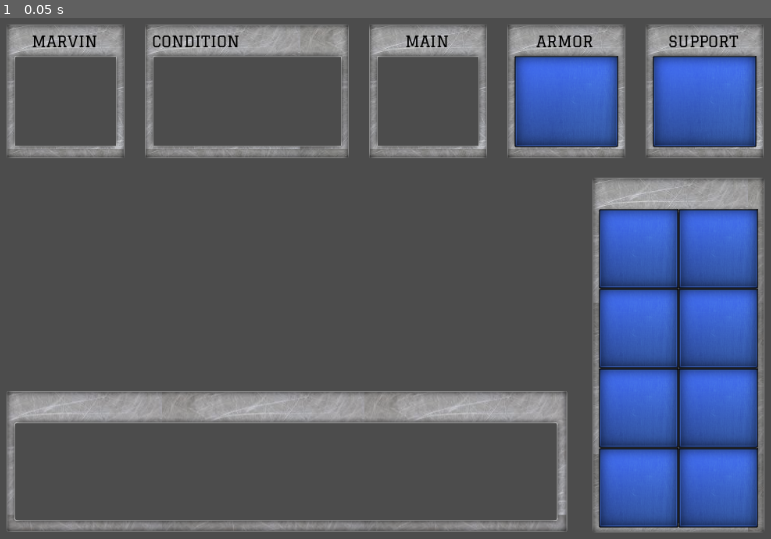
Above: before the commit, frame 1.
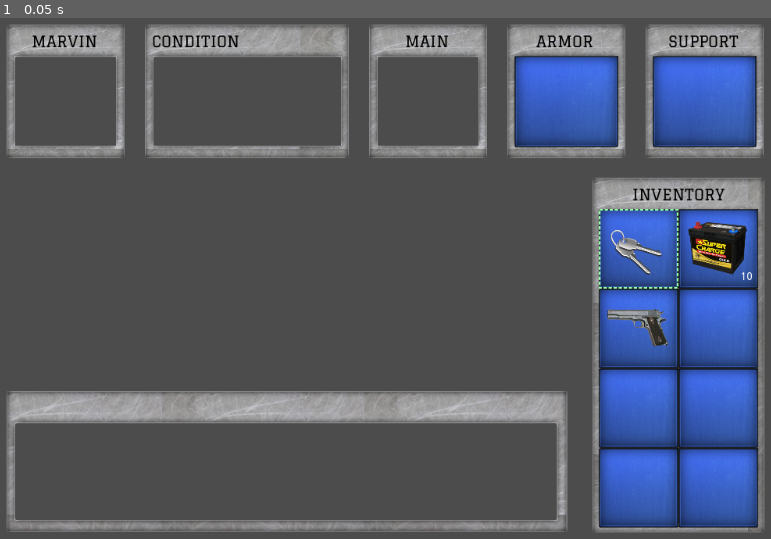
Above: after the commit, the same moment.

Repository: marconvcm/z1k4
Game: Godot game, scene res://Scenes/Menu.tscn
The game is run twice, just before and just after one commit, with the same random seed, the same clock (stepped at 60 frames per second) and the same inputs. This scene is started directly instead of the project's main scene.
Inputs:
- Up to frame 1 (0.05 s): no input

The runs differ from the first frame. In frame 1, 1.4% of the frame differs, in the area x 77-98%, y 32-64%.

Commit message:
feature: Added item database
- Items on menu rendering
- Menu selection highlight

Diff:
--- a/Global/Inventory.gd
+++ b/Global/Inventory.gd
@@ -12,3 +12,7 @@
 	data = JSON.parse(json).result
 	file.close()
 	pass
+
+func display():
+
+	pass
--- a/Global/Item.gd
+++ b/Global/Item.gd
@@ -5,3 +5,4 @@
 var information: String
 var icon: String
 var amount: int
+var position: int
--- a/Inventory.json
+++ b/Inventory.json
@@ -1,9 +1,23 @@
 [
-    {
-        "id": 1,
-        "label": "Key",
-        "information":"A game key",
-        "icon": "key",
-        "amount": 1
-    }
+{
+"id": 1,
+"label": "Key",
+"information":"A game key",
+"icon": "Item1.png",
+"amount": 1
+},
+{
+"id": 2,
+"label": "Battery",
+"information":"A game key",
+"icon": "Item2.png",
+"amount": 10
+},
+{
+"id": 3,
+"label": "Berreta 9mm",
+"information":"A game key",
+"icon": "Item3.png",
+"amount": 1
+}
 ]
--- a/Scenes/Floor.tscn
+++ b/Scenes/Floor.tscn
@@ -5,7 +5,6 @@
 [sub_resource type="CubeMesh" id=1]
 
 [sub_resource type="SpatialMaterial" id=2]
-flags_vertex_lighting = true
 albedo_texture = ExtResource( 1 )
 uv1_scale = Vector3( 10, 10, 0 )
 
--- /dev/null
+++ b/Scenes/Menu.gd
@@ -0,0 +1,36 @@
+extends Control
+
+onready var inventoryGrid = $Container/Middle/Inventory/Holder/Grid
+
+func _ready():
+	setup_inventory()
+	pass
+
+func setup_inventory():
+	var i = 0
+	while i < Inventory.data.size():
+		setup_inventory_item(Inventory.data[i], i)
+		i = i + 1
+
+func setup_inventory_item(item, index):
+	var holder: TextureRect = inventoryGrid.get_children()[index]
+	holder.add_child(prepare_item(item))
+	if item.amount > 1:
+		holder.add_child(prepare_label(item))
+
+func prepare_item(item):
+	var icon = TextureRect.new()
+	icon.rect_size = Vector2(80,80)
+	icon.rect_position = Vector2(10,10)
+	icon.texture = load("res://Resources/Assets/Items/" + item.icon)
+	icon.name = "Icon"
+	icon.expand = true
+	return icon
+
+func prepare_label(item):
+	var label = Label.new()
+	label.rect_size = Vector2(95,14)
+	label.rect_position = Vector2(0,80)
+	label.align = Label.ALIGN_RIGHT
+	label.text = String(int(item.amount))
+	return label
--- a/Scenes/Menu.tscn
+++ b/Scenes/Menu.tscn
@@ -1,21 +1,24 @@
-[gd_scene load_steps=9 format=2]
-
-[ext_resource path="res://Resources/Assets/Panel.png" type="Texture" id=1]
-[ext_resource path="res://Resources/Assets/graduate-regular.ttf" type="DynamicFontData" id=2]
-[ext_resource path="res://Resources/Assets/PanelCondition.png" type="Texture" id=3]
-[ext_resource path="res://Resources/Assets/PanelBgUp.png" type="Texture" id=4]
-[ext_resource path="res://Resources/Assets/PanelInformation.png" type="Texture" id=5]
-[ext_resource path="res://Resources/Assets/PanelInventory.png" type="Texture" id=6]
-[ext_resource path="res://Resources/Assets/PanelBg.png" type="Texture" id=7]
+[gd_scene load_steps=11 format=2]
+
+[ext_resource path="res://Scenes/Menu.gd" type="Script" id=1]
+[ext_resource path="res://Resources/Assets/Panel.png" type="Texture" id=2]
+[ext_resource path="res://Resources/Assets/graduate-regular.ttf" type="DynamicFontData" id=3]
+[ext_resource path="res://Resources/Assets/PanelCondition.png" type="Texture" id=4]
+[ext_resource path="res://Resources/Assets/PanelBgUp.png" type="Texture" id=5]
+[ext_resource path="res://Resources/Assets/PanelInformation.png" type="Texture" id=6]
+[ext_resource path="res://Resources/Assets/PanelInventory.png" type="Texture" id=7]
+[ext_resource path="res://Resources/Assets/PanelBg.png" type="Texture" id=8]
+[ext_resource path="res://Resources/Assets/PanelSelection.png" type="Texture" id=9]
 
 [sub_resource type="DynamicFont" id=1]
 size = 20
 outline_color = Color( 0, 0, 0, 1 )
-font_data = ExtResource( 2 )
+font_data = ExtResource( 3 )
 
 [node name="Menu" type="Control"]
 anchor_right = 1.0
 anchor_bottom = 1.0
+script = ExtResource( 1 )
 
 [node name="Container" type="VBoxContainer" parent="."]
 margin_left = 10.0
@@ -25,7 +28,6 @@
 custom_constants/separation = 24
 
 [node name="Top" type="HBoxContainer" parent="Container"]
-editor/display_folded = true
 margin_right = 971.0
 margin_bottom = 173.0
 custom_constants/separation = 24
@@ -126,7 +128,6 @@
 alignment = 2
 
 [node name="VBoxContainer" type="VBoxContainer" parent="Container/Middle"]
-editor/display_folded = true
 margin_right = 747.0
 margin_bottom = 454.0
 size_flags_horizontal = 3
@@ -162,60 +163,74 @@
 custom_constants/hseparation = 0
 columns = 2
 
-[node name="PanelBg" type="TextureRect" parent="Container/Middle/Inventory/Holder/Grid"]
+[node name="Slot1" type="TextureRect" parent="Container/Middle/Inventory/Holder/Grid"]
 margin_right = 102.0
 margin_bottom = 102.0
-texture = ExtResource( 7 )
-stretch_mode = 5
-
-[node name="PanelBg2" type="TextureRect" parent="Container/Middle/Inventory/Holder/Grid"]
-margin_left = 102.0
-margin_right = 204.0
+texture = ExtResource( 8 )
+stretch_mode = 5
+
+[node name="TextureRect" type="TextureRect" parent="Container/Middle/Inventory/Holder/Grid/Slot1"]
+margin_right = 102.0
 margin_bottom = 102.0
-texture = ExtResource( 7 )
-stretch_mode = 5
-
-[node name="PanelBg3" type="TextureRect" parent="Container/Middle/Inventory/Holder/Grid"]
+texture = ExtResource( 9 )
+
+[node name="Slot2" type="TextureRect" parent="Container/Middle/Inventory/Holder/Grid"]
+margin_left = 102.0
+margin_right = 204.0
+margin_bottom = 102.0
+texture = ExtResource( 8 )
+stretch_mode = 5
+
+[node name="Slot3" type="TextureRect" parent="Container/Middle/Inventory/Holder/Grid"]
 margin_top = 102.0
 margin_right = 102.0
 margin_bottom = 204.0
-texture = ExtResource( 7 )
-stretch_mode = 5
-
-[node name="PanelBg4" type="TextureRect" parent="Container/Middle/Inventory/Holder/Grid"]
+texture = ExtResource( 8 )
+stretch_mode = 5
+
+[node name="Slot4" type="TextureRect" parent="Container/Middle/Inventory/Holder/Grid"]
 margin_left = 102.0
 margin_top = 102.0
 margin_right = 204.0
 margin_bottom = 204.0
-texture = ExtResource( 7 )
-stretch_mode = 5
-
-[node name="PanelBg5" type="TextureRect" parent="Container/Middle/Inventory/Holder/Grid"]
+texture = ExtResource( 8 )
+stretch_mode = 5
+
+[node name="Slot5" type="TextureRect" parent="Container/Middle/Inventory/Holder/Grid"]
 margin_top = 204.0
 margin_right = 102.0
 margin_bottom = 306.0
-texture = ExtResource( 7 )
-stretch_mode = 5
-
-[node name="PanelBg6" type="TextureRect" parent="Container/Middle/Inventory/Holder/Grid"]
+texture = ExtResource( 8 )
+stretch_mode = 5
+
+[node name="Slot6" type="TextureRect" parent="Container/Middle/Inventory/Holder/Grid"]
 margin_left = 102.0
 margin_top = 204.0
 margin_right = 204.0
 margin_bottom = 306.0
-texture = ExtResource( 7 )
-stretch_mode = 5
-
-[node name="PanelBg7" type="TextureRect" parent="Container/Middle/Inventory/Holder/Grid"]
+texture = ExtResource( 8 )
+stretch_mode = 5
+
+[node name="Slot7" type="TextureRect" parent="Container/Middle/Inventory/Holder/Grid"]
 margin_top = 306.0
 margin_right = 102.0
 margin_bottom = 408.0
-texture = ExtResource( 7 )
-stretch_mode = 5
-
-[node name="PanelBg8" type="TextureRect" parent="Container/Middle/Inventory/Holder/Grid"]
+texture = ExtResource( 8 )
+stretch_mode = 5
+
+[node name="Slot8" type="TextureRect" parent="Container/Middle/Inventory/Holder/Grid"]
 margin_left = 102.0
 margin_top = 306.0
 margin_right = 204.0
 margin_bottom = 408.0
-texture = ExtResource( 7 )
-stretch_mode = 5
+texture = ExtResource( 8 )
+stretch_mode = 5
+
+[node name="Label3" type="Label" parent="Container/Middle/Inventory/Holder"]
+margin_top = 9.0
+margin_right = 220.0
+margin_bottom = 38.0
+custom_fonts/font = SubResource( 1 )
+custom_colors/font_color = Color( 0, 0, 0, 1 )
+text = "INVENTORY"
+align = 1
--- a/Scenes/Player.tscn
+++ b/Scenes/Player.tscn
@@ -12,6 +12,8 @@
 [sub_resource type="CapsuleShape" id=3]
 
 [sub_resource type="PrismMesh" id=4]
+
+[sub_resource type="CubeMesh" id=5]
 
 [node name="Player" type="KinematicBody"]
 transform = Transform( 1, 0, 0, 0, -1.62921e-07, -1, 0, 1, -1.62921e-07, 0, 0, 0 )
@@ -42,3 +44,8 @@
 stream = ExtResource( 2 )
 volume_db = -26.11
 pitch_scale = 1.01
+
+[node name="Face" type="MeshInstance" parent="."]
+transform = Transform( 0.5, 0, 0, 0, 0.5, 0, 0, 0, 1, 0, 0.553039, -8.6411e-09 )
+mesh = SubResource( 5 )
+material/0 = null
--- a/Scenes/World.tscn
+++ b/Scenes/World.tscn
@@ -8,12 +8,17 @@
 [ext_resource path="res://Scenes/Interest.tscn" type="PackedScene" id=6]
 
 [sub_resource type="BoxShape" id=1]
-extents = Vector3( 1, 1, 9.23145 )
 
-[sub_resource type="BoxShape" id=2]
-extents = Vector3( 1, 1, 9.08412 )
-
-[sub_resource type="GIProbeData" id=3]
+[sub_resource type="GIProbeData" id=2]
+bounds = AABB( -24.9205, -14.5168, -37.1378, 49.841, 29.0336, 74.2756 )
+cell_size = 0.580278
+to_cell_xform = Transform( 1.72331, 0, 0, 0, 1.72331, 0, 0, 0, 1.72331, 42.9458, 25.017, 64 )
+dynamic_data = PoolIntArray( 0, 8, 128, 64, 128, 1, 0, 0, 0, 1056964608, 1059760811, 1056964608, 1051372203, 1056964608, 1065353216, 1056964608, -1, -1, -1, -1, -1, -1, -1, -1, 0, 0, 8355711, 0 )
+dynamic_range = 4
+energy = 0.0
+bias = 1.5
+normal_bias = 0.0
+propagation = 0.7
 
 [node name="World" type="Node"]
 
@@ -48,7 +53,7 @@
 transform = Transform( -1, 0, -1.50996e-07, 0, 3, 0, 1.50996e-07, 0, -1, -31, 6, -38 )
 
 [node name="Player" parent="." instance=ExtResource( 3 )]
-transform = Transform( 1, 0, 0, 0, -1.62921e-07, -1, 0, 1, -1.62921e-07, 0, 7.58386, 1e-06 )
+transform = Transform( -1, -8.74228e-08, 3.82137e-15, 0, -4.37114e-08, -1, 8.74228e-08, -1, 4.37114e-08, 0, 7.58386, 1e-06 )
 
 [node name="Angle" parent="." instance=ExtResource( 4 )]
 transform = Transform( 1, 0, 0, 0, 1, 0, 0, 0, 1, 0, 8, 7 )
@@ -57,28 +62,28 @@
 transform = Transform( -1, 2.9096e-08, -8.24389e-08, 0, 0.942991, 0.33282, 8.74228e-08, 0.33282, -0.942991, 0, 0.443, -36.778 )
 
 [node name="Shape" type="CollisionShape" parent="Angle"]
-transform = Transform( -2.18557e-08, 4.37114e-08, 1, 0.5, -1.62921e-07, 4.37114e-08, 8.14603e-08, 1, -4.37114e-08, -1.09278e-06, -6.99999, -32 )
+transform = Transform( 10, 0, 0, 0, 1, 0, 0, 0, 17, 0, -7, -15 )
 shape = SubResource( 1 )
 
 [node name="Angle3" parent="." instance=ExtResource( 4 )]
 transform = Transform( 1, 0, 0, 0, 1, 0, 0, 0, 1, 0, 8, 7 )
 
+[node name="Shape2" type="CollisionShape" parent="Angle3"]
+transform = Transform( 10, 0, 0, 0, 1, 0, 0, 0, 10, 0, -7, -43 )
+shape = SubResource( 1 )
+
 [node name="Camera" type="Camera" parent="Angle3"]
 transform = Transform( -0.108632, 0, -0.994082, 0, 1, 0, 0.994082, 0, -0.108632, -23.144, 0, -45.7518 )
-
-[node name="Shape" type="CollisionShape" parent="Angle3"]
-transform = Transform( -3.77489e-08, 1, -1.50996e-07, 0.5, 7.54979e-08, 1.62921e-07, 8.14603e-08, -1.50996e-07, -1, -14, -6.99999, -46 )
-shape = SubResource( 1 )
 
 [node name="Angle2" parent="." instance=ExtResource( 4 )]
 transform = Transform( -4.37114e-08, 0, -1, 0, 1, 0, 1, 0, -4.37114e-08, -18, 8, -38 )
 
 [node name="Camera" type="Camera" parent="Angle2"]
-transform = Transform( -0.944975, -0.192612, 0.264428, 0, 0.808298, 0.588773, -0.327141, 0.556376, -0.763822, 4.98697, 4.29, -10.8439 )
+transform = Transform( -0.999033, -0.0258812, 0.0355311, 0, 0.808298, 0.588773, -0.0439579, 0.588204, -0.807517, -0.187714, 4.29, -9.50057 )
 
-[node name="Shape" type="CollisionShape" parent="Angle2"]
-transform = Transform( 8.14603e-08, -7.54979e-08, -1, 0.5, 7.54979e-08, 1.62921e-07, 3.77489e-08, -1, 7.54979e-08, -0.999999, -6.99999, -6 )
-shape = SubResource( 2 )
+[node name="Shape3" type="CollisionShape" parent="Angle2"]
+transform = Transform( -4.37114e-07, 0, 10, 0, 1, 0, -10, 0, -4.37114e-07, 2, -7, 3 )
+shape = SubResource( 1 )
 
 [node name="Enemy4" parent="." instance=ExtResource( 5 )]
 transform = Transform( 1, 0, 5.30863e-14, 5.30863e-14, 1.62921e-07, -1, 0, 1, 1.62921e-07, -1.16088, 4.08918, -9.62653 )
@@ -120,10 +125,10 @@
 spot_angle = 65.2
 
 [node name="GIProbe" type="GIProbe" parent="."]
-transform = Transform( 1, 0, 0, 0, 1, 0, 0, 0, 1, -8.25356, 14.035, -10.2363 )
+transform = Transform( 1, 0, 0, 0, 1, 0, 0, 0, 1, -8.25356, 10.4341, -10.2363 )
 extents = Vector3( 24.9205, 14.5168, 37.1378 )
 energy = 0.0
-data = SubResource( 3 )
+data = SubResource( 2 )
 __meta__ = {
 "_edit_lock_": true
 }
Binary file added: Resources/Assets/Items/Item1.png
Not shown, added: Resources/Assets/Items/Item1.png.import
Binary file added: Resources/Assets/Items/Item2.png
Not shown, added: Resources/Assets/Items/Item2.png.import
Binary file added: Resources/Assets/Items/Item3.png
Not shown, added: Resources/Assets/Items/Item3.png.import
Binary file added: Resources/Assets/PanelSelection.png
Not shown, added: Resources/Assets/PanelSelection.png.import
Not shown: 8 places in Scenes/Menu.tscn that only renumber resources
Not shown: 1 places in Scenes/Player.tscn that only renumber resources
Not shown: 1 places in Scenes/World.tscn that only renumber resources
Not shown, added: Resources/Assets/Items/Item3.png~
